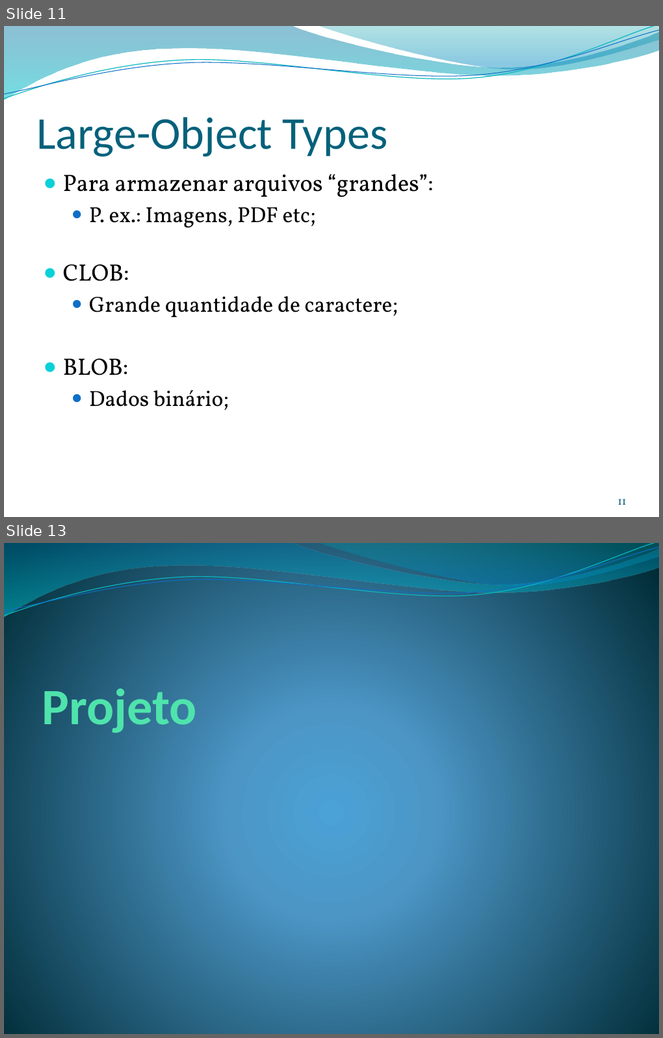
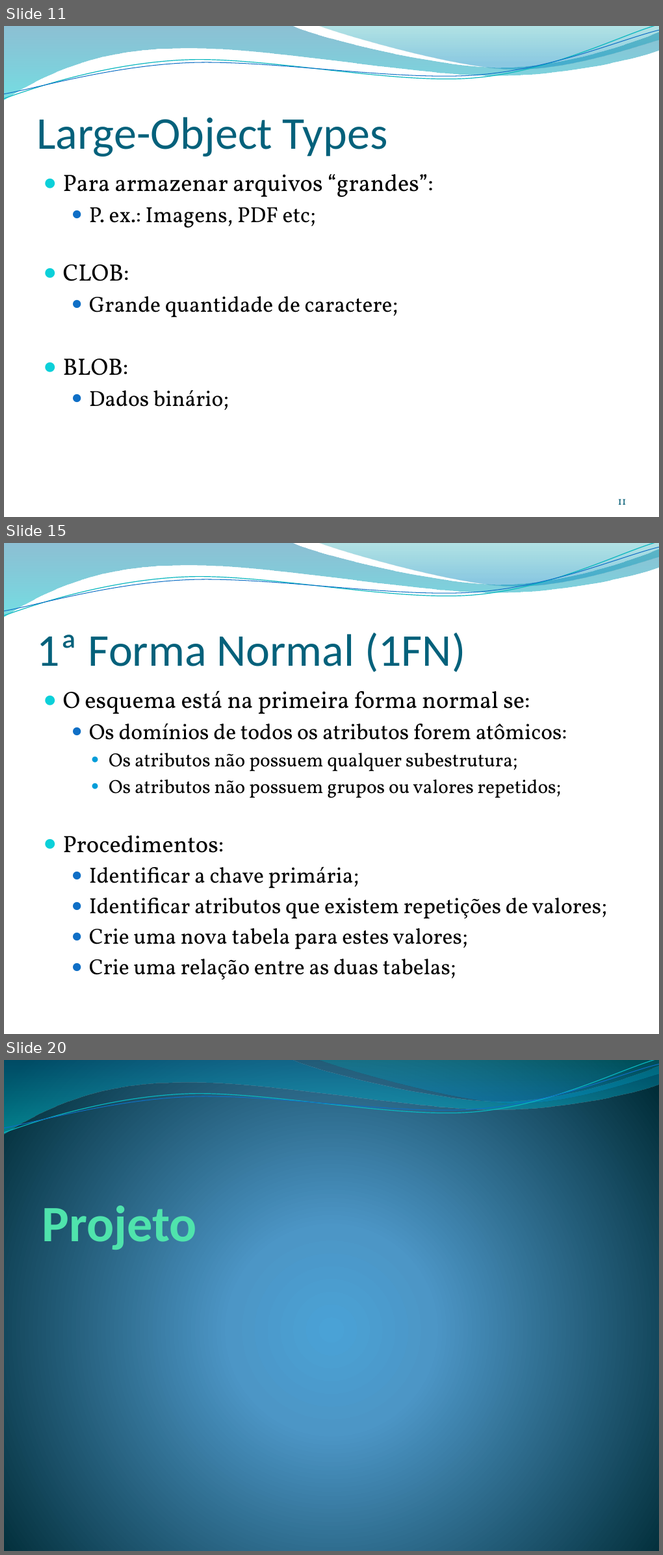
Before and after one commit to leonardopordeus/BD, a slide deck: Aula02.pptx. Shown one above the other, each under a label of ours: slides 11 and 13 before the commit, slides 11, 15 and 20 after it; the slides between them are not shown. The pictures are 663x1038 and 663x1555 pixels, drawn with LibreOffice and Linux fonts; fonts in the diff are those of the drawing; background and template pictures are left out. Boxes give left, top, right and bottom in pixels: in the first picture for what was removed or moved away, otherwise in the second. Text is boxed around its words. In the diff, an @@ line names an element or a change of style, - is before the commit and + after.

```diff
--- a/Aula02.pptx
+++ b/Aula02.pptx
@@ slide 15 added at <box>4,543,659,1034</box>, background picture (left out); not listed: 4 template elements that a slide beside it also shows @@
@@ title added at <box>36,633,466,672</box>, 50 pt, text #04617B @@
+1ª Forma Normal (1FN)
@@ text added at <box>63,691,607,980</box>, 24 pt, text #000000 @@
+● O esquema está na primeira forma normal se:
+  ● Os domínios de todos os atributos forem atômicos:
+    ● Os atributos não possuem qualquer subestrutura;
+    ● Os atributos não possuem grupos ou valores repetidos;
+● Procedimentos:
+  ● Identificar a chave primária;
+  ● Identificar atributos que existem repetições de valores;
+  ● Crie uma nova tabela para estes valores;
+  ● Crie uma relação entre as duas tabelas;
@@ what was slide 13 is now slide 20 @@
```
Also in this commit, not shown: 6 other slides added, 1 other file.
